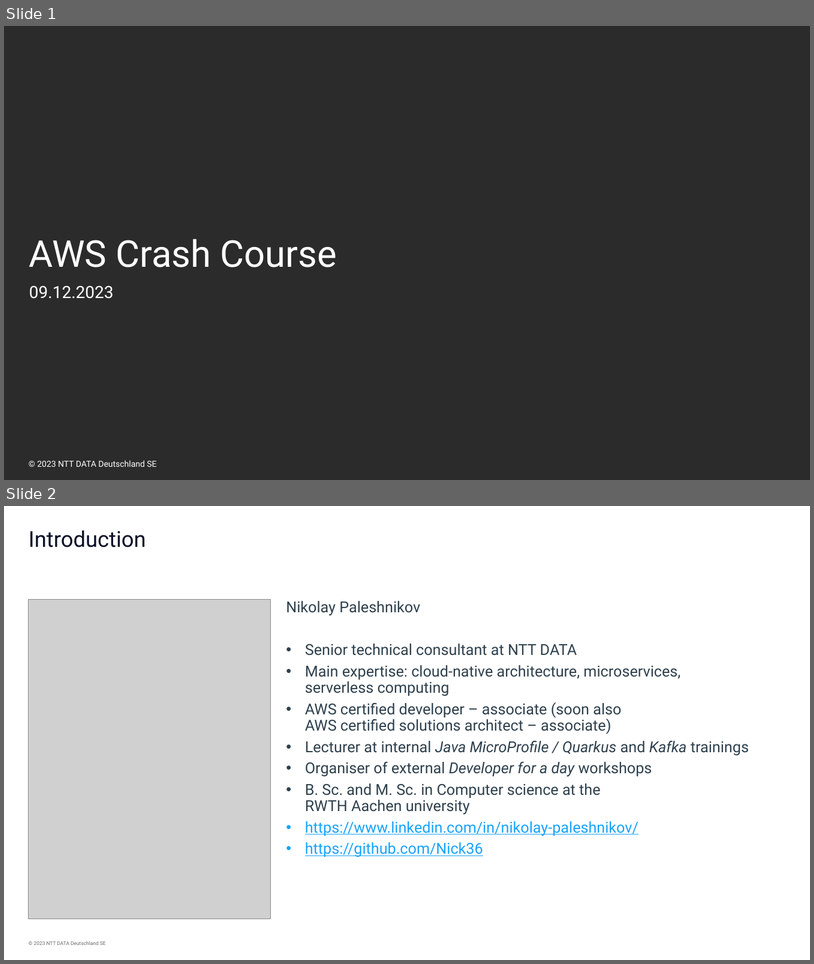
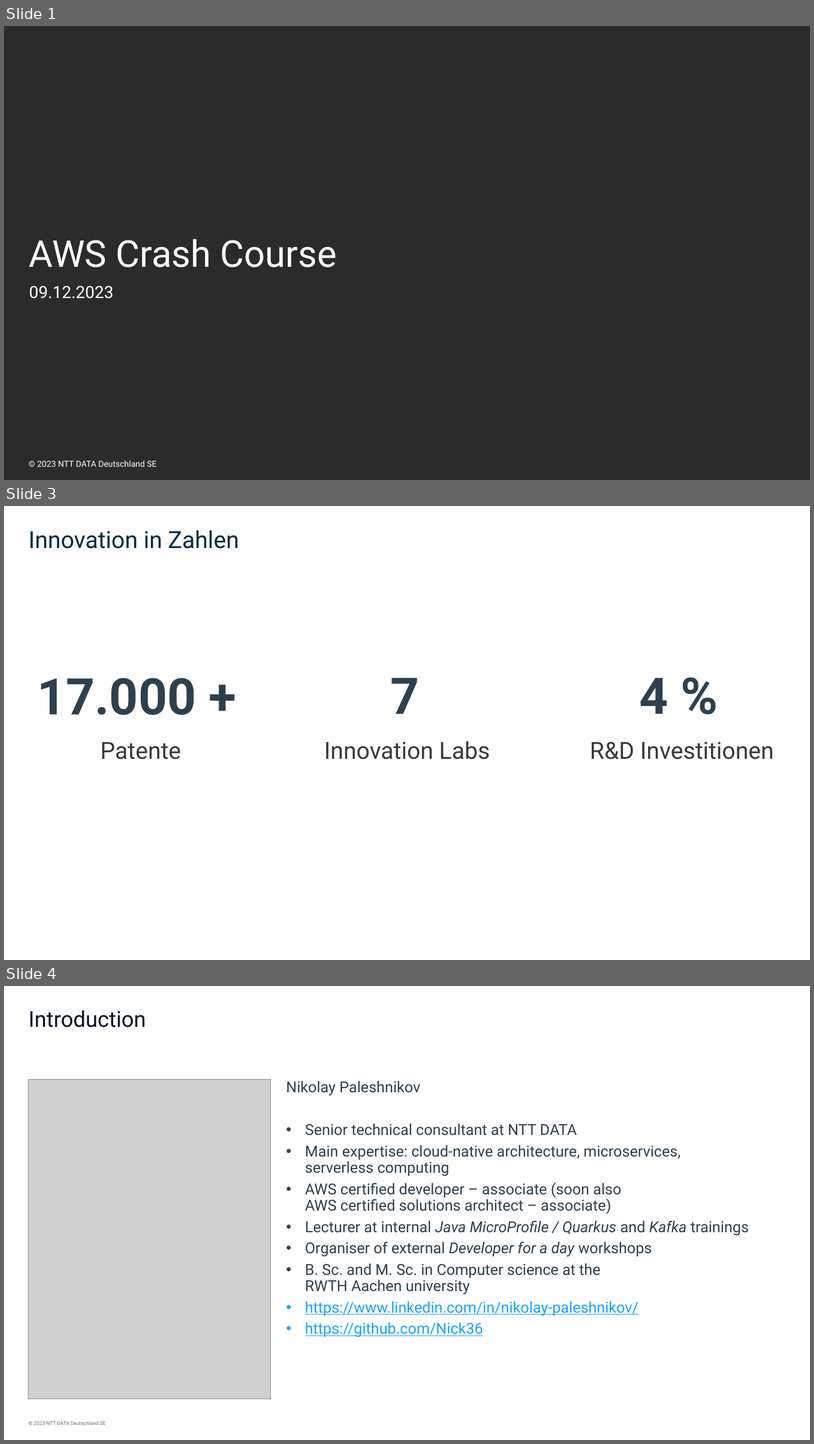
Before and after one commit to Nick36/aws-crash-course, a slide deck: AWS Crash Course.pptx. Shown one above the other, each under a label of ours: slides 1 and 2 before the commit, slides 1, 3 and 4 after it; the slides between them are not shown. The pictures are 814x964 and 814x1444 pixels, drawn with LibreOffice and Linux fonts; fonts in the diff are those of the drawing; grey boxes stand for pictures; background and template pictures are left out; a plain dark background stands for a picture behind light text. Boxes give left, top, right and bottom in pixels: in the first picture for what was removed or moved away, otherwise in the second. Text is boxed around its words. In the diff, an @@ line names an element or a change of style, - is before the commit and + after.

```diff
--- a/AWS Crash Course.pptx
+++ b/AWS Crash Course.pptx
@@ slide 3 added at box(4, 506, 810, 960), background #FFFFFF @@
@@ title added at box(29, 530, 239, 549), 28 pt, text #012A44 @@
+Innovation in Zahlen
@@ text added at box(37, 678, 196, 715), 60 pt, text #2E404D, bold @@
+17.000 +
@@ text added at box(391, 678, 420, 714), 60 pt, text #2E404D, bold @@
+7
@@ text added at box(639, 678, 668, 714), 60 pt, text #2E404D, bold @@
+4 %
@@ text added at box(101, 742, 182, 759), 28 pt, text #393939 @@
+Patente
@@ text added at box(324, 741, 491, 759), 28 pt, text #393939 @@
+Innovation Labs
@@ text added at box(590, 741, 774, 759), 28 pt, text #393939 @@
+R&D Investitionen
@@ what was slide 2 is now slide 4 @@
```
Also in this commit, not shown: 1 slide changed, 1 other slide added.
